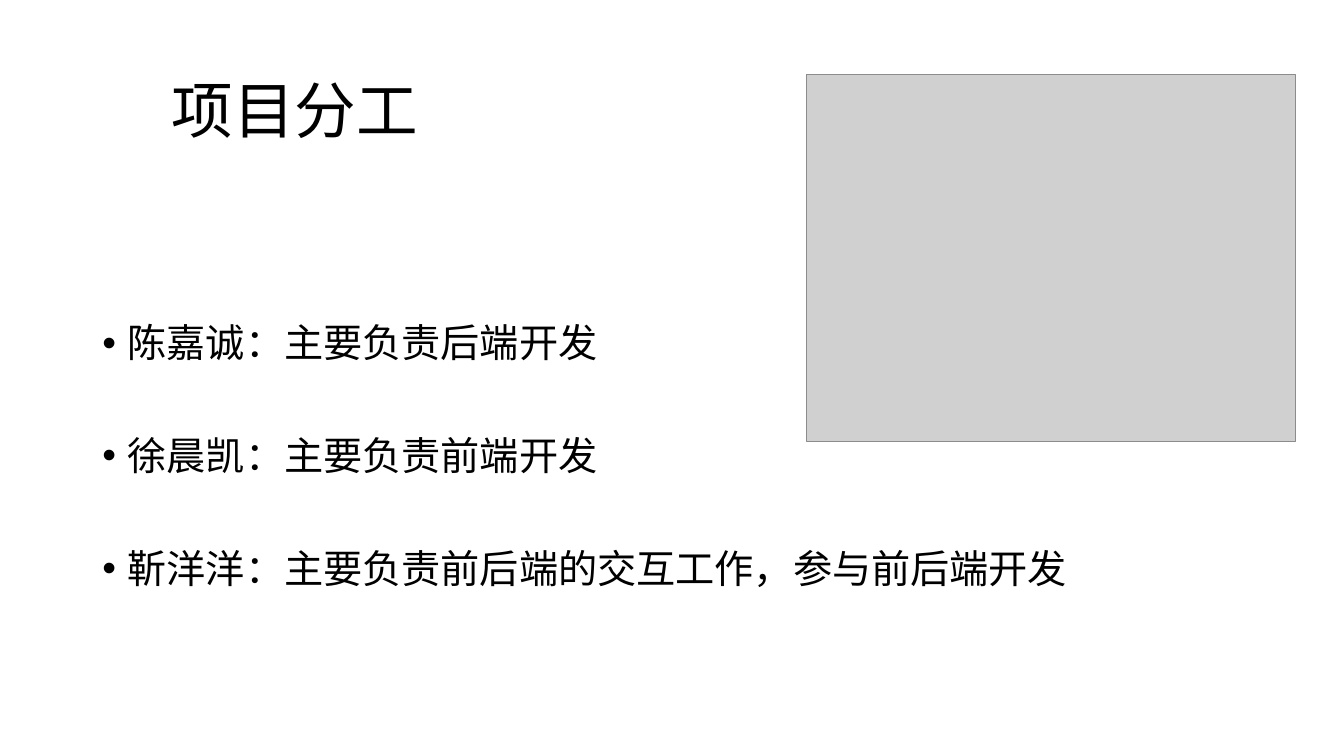
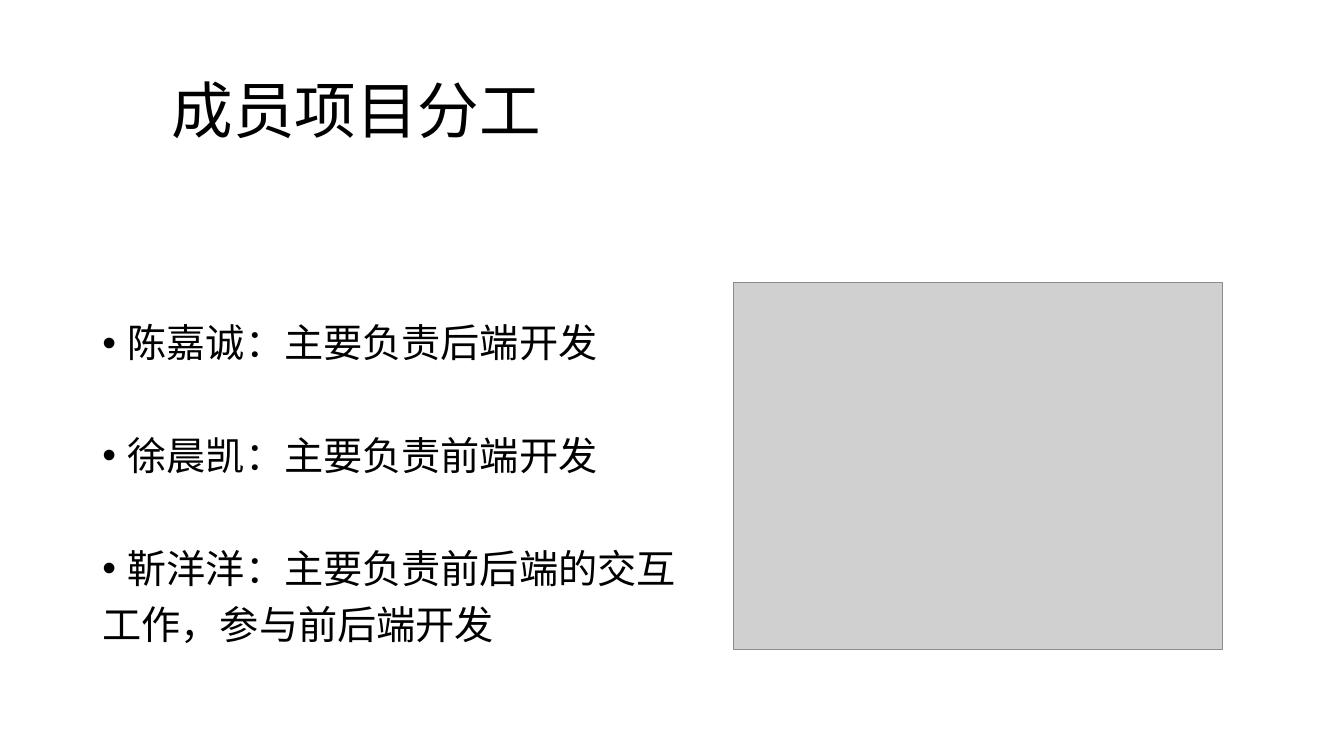
Before and after one commit to Android-Good-Goods/-, a slide deck: slide 4 of design/好物.pptx (slide 3 before the commit). Drawn at 1344x756 pixels with LibreOffice and Linux fonts; fonts in the diff are those of the drawing; grey boxes stand for pictures. Boxes give left, top, right and bottom in pixels: in the first picture for what was removed or moved away, otherwise in the second. Text is boxed around its words. In the diff, an @@ line names an element or a change of style, - is before the commit and + after.

```diff
--- a/design/好物.pptx
+++ b/design/好物.pptx
@@ title at box(171, 81, 541, 138): text changed @@
-项目分工
+成员项目分工
@@ picture: place and size @@
-picture at box(807, 75, 1296, 442)
+picture at box(734, 282, 1223, 649)
@@ text at box(102, 550, 676, 643): text changed @@
-• 靳洋洋：主要负责前后端的交互工作，参与前后端开发
+• 靳洋洋：主要负责前后端的交互
+工作，参与前后端开发
```
Also in this commit, not shown: 2 other slides changed, 13 slides added.
